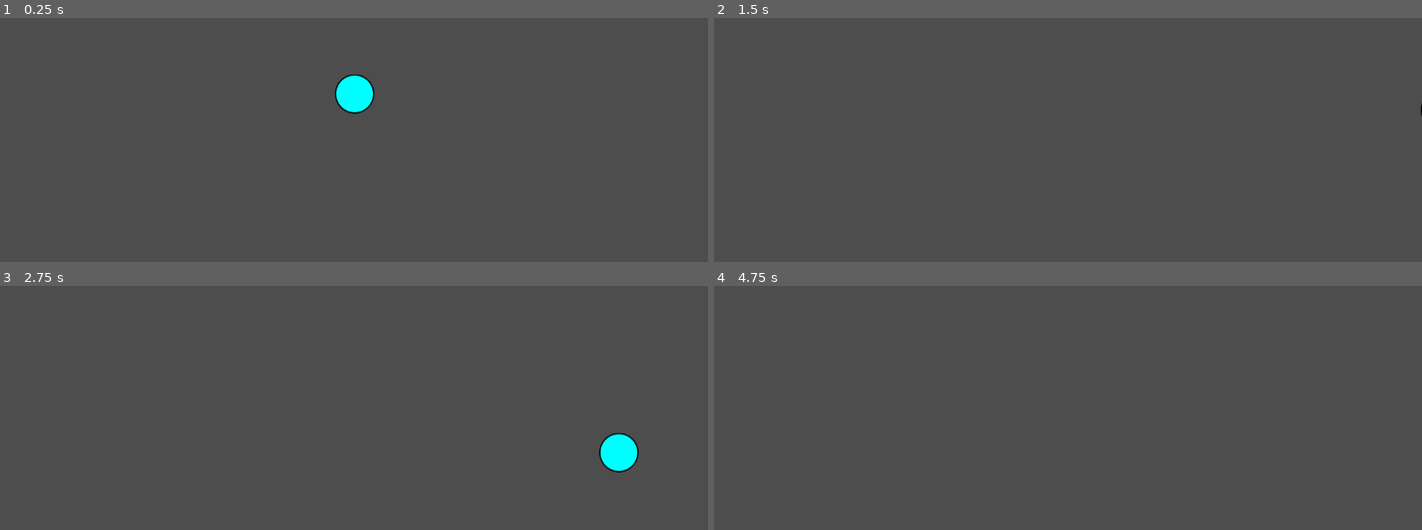
Above: before the commit, frames 1-4 (two rows, left to right).
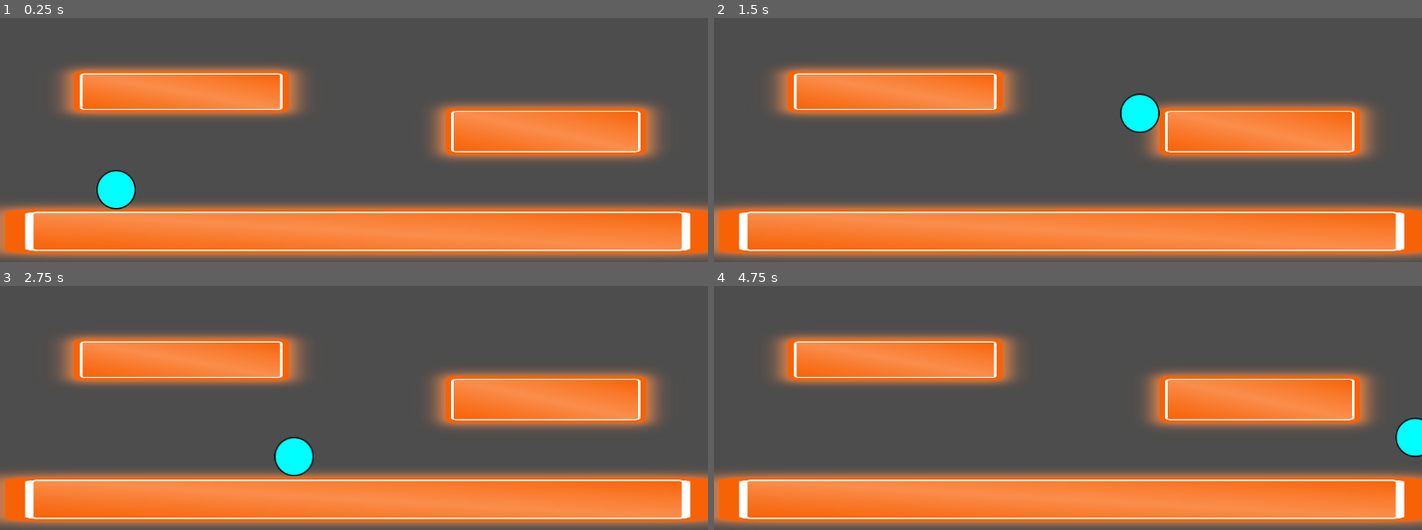
Above: after the commit, the same moments.

Repository: untitledfish/BowlingGame
Game: Godot game, scene res://Scenes/Maps/TestMap.tscn
Same seed, same stepped clock (60 frames per second), same inputs: the game is played once before the commit and once after it. Before the commit the project starts from res://Scenes/Characters/MainCharacter.tscn.
Inputs:
- Up to frame 1 (0.25 s): no input
- Up to frame 2 (1.5 s): hold Shift (Run) 0.53-1.28 s; hold Right (ui_right) from 0.53 s (still down); tap Space at 0.77 s; tap Ctrl at 1.35 s
- Up to frame 3 (2.75 s): tap Space at 1.52 s; release Right (ui_right) at 2.03 s; hold Left (ui_left) from 2.03 s (still down); hold Shift (Run) from 2.03 s (still down)
- Up to frame 4 (4.75 s): release Left (ui_left) at 2.78 s; release Shift (Run) at 2.78 s; hold Right (ui_right) 2.78-4.28 s; tap Ctrl at 2.85, 4.35 s; tap Space at 3.02, 3.77, 4.52 s; hold Shift (Run) 3.53-4.28 s; hold Left (ui_left) from 4.28 s (still down)

The runs differ from the first frame. In frame 1, 40% of the frame differs, in the area x 0-100%, y 19-99%; in frame 2, 39%; in frame 3, 40%; in frame 4, 39%.

Commit message:
added test map and stuff

Diff:
--- /dev/null
+++ b/Scenes/Characters/Grunt1.tscn
@@ -0,0 +1,3 @@
+[gd_scene format=3 uid="uid://bf08d2iyvt7nk"]
+
+[node name="Grunt1" type="Node2D"]
--- a/Scenes/Characters/MainCharacter.tscn
+++ b/Scenes/Characters/MainCharacter.tscn
@@ -1,15 +1,10 @@
-[gd_scene load_steps=6 format=3 uid="uid://cdanb0gsgn06m"]
+[gd_scene load_steps=4 format=3 uid="uid://cdanb0gsgn06m"]
 
 [ext_resource type="Script" path="res://Scripts/Characters/MainCharacter.gd" id="1_qurkh"]
 [ext_resource type="Texture2D" uid="uid://bdyn6f6nb6c26" path="res://Sprites/Characters/MainCharacter/ball_placeholder.png" id="2_b3s68"]
 
 [sub_resource type="CircleShape2D" id="CircleShape2D_4d8f1"]
 radius = 31.0483
-
-[sub_resource type="PhysicsMaterial" id="PhysicsMaterial_qxbn7"]
-
-[sub_resource type="RectangleShape2D" id="RectangleShape2D_1qdqd"]
-size = Vector2(1246, 201)
 
 [node name="MainCharacter" type="Node2D"]
 
@@ -26,12 +21,4 @@
 [node name="DashCD" type="Timer" parent="CharacterBody2D"]
 one_shot = true
 
-[node name="StaticBody2D" type="StaticBody2D" parent="."]
-position = Vector2(567, 657)
-physics_material_override = SubResource("PhysicsMaterial_qxbn7")
-
-[node name="CollisionShape2D" type="CollisionShape2D" parent="StaticBody2D"]
-position = Vector2(-1, -1)
-shape = SubResource("RectangleShape2D_1qdqd")
-
 [connection signal="timeout" from="CharacterBody2D/DashCD" to="CharacterBody2D" method="_on_dash_cd_timeout"]
--- /dev/null
+++ b/Scenes/Maps/TestMap.tscn
@@ -0,0 +1,48 @@
+[gd_scene load_steps=5 format=3 uid="uid://cm8sqw2s0ep6j"]
+
+[ext_resource type="Texture2D" uid="uid://crmwxxewbf3ww" path="res://Sprites/Maps/neon-orange-rectangle-banner-neon-rectangle-png-2371563313.png" id="1_4qo1u"]
+[ext_resource type="PackedScene" uid="uid://cdanb0gsgn06m" path="res://Scenes/Characters/MainCharacter.tscn" id="2_03cl6"]
+
+[sub_resource type="RectangleShape2D" id="RectangleShape2D_r411r"]
+size = Vector2(1153, 30)
+
+[sub_resource type="RectangleShape2D" id="RectangleShape2D_n5y60"]
+size = Vector2(324, 43)
+
+[node name="TestMap" type="Node2D"]
+
+[node name="StaticBody2D" type="StaticBody2D" parent="."]
+
+[node name="CollisionShape2D" type="CollisionShape2D" parent="StaticBody2D"]
+position = Vector2(577.5, 576)
+shape = SubResource("RectangleShape2D_r411r")
+
+[node name="Sprite2D" type="Sprite2D" parent="StaticBody2D"]
+position = Vector2(582, 598)
+scale = Vector2(0.925, 0.116582)
+texture = ExtResource("1_4qo1u")
+
+[node name="StaticBody2D2" type="StaticBody2D" parent="."]
+
+[node name="CollisionShape2D" type="CollisionShape2D" parent="StaticBody2D2"]
+position = Vector2(886, 415)
+shape = SubResource("RectangleShape2D_n5y60")
+
+[node name="Sprite2D" type="Sprite2D" parent="StaticBody2D2"]
+position = Vector2(888, 435)
+scale = Vector2(0.263346, 0.122382)
+texture = ExtResource("1_4qo1u")
+
+[node name="StaticBody2D3" type="StaticBody2D" parent="."]
+
+[node name="CollisionShape2D" type="CollisionShape2D" parent="StaticBody2D3"]
+position = Vector2(291, 356)
+shape = SubResource("RectangleShape2D_n5y60")
+
+[node name="Sprite2D" type="Sprite2D" parent="StaticBody2D3"]
+position = Vector2(295, 370)
+scale = Vector2(0.281641, 0.108751)
+texture = ExtResource("1_4qo1u")
+
+[node name="MainCharacter" parent="." instance=ExtResource("2_03cl6")]
+position = Vector2(-388, 181)
--- a/Scenes/Maps/placeholderscene.tscn
+++ /dev/null
@@ -1,3 +0,0 @@
-[gd_scene format=3 uid="uid://g6jrgs2frj73"]
-
-[node name="Placeholderscene" type="Node2D"]
--- /dev/null
+++ b/Scenes/UI/placeholderui.tscn
@@ -0,0 +1,3 @@
+[gd_scene format=3 uid="uid://n7ibnqp8bjnp"]
+
+[node name="Placeholderui" type="Node2D"]
--- a/Sprites/Scene/placeholder.tres
+++ /dev/null
@@ -1,3 +0,0 @@
-[gd_resource type="Image" format=3 uid="uid://bsd0qnt10bk54"]
-
-[resource]
--- /dev/null
+++ b/Sprites/UI/placeholder.tres
@@ -0,0 +1,3 @@
+[gd_resource type="Image" format=3 uid="uid://j80f0pv4kl34"]
+
+[resource]
--- a/project.godot
+++ b/project.godot
@@ -11,7 +11,7 @@
 [application]
 
 config/name="Bowling"
-run/main_scene="res://Scenes/Characters/MainCharacter.tscn"
+run/main_scene="res://Scenes/Maps/TestMap.tscn"
 config/features=PackedStringArray("4.3", "GL Compatibility")
 config/icon="res://icon.svg"
 
Binary file added: Sprites/Maps/neon-orange-rectangle-banner-neon-rectangle-png-2371563313.png
Not shown, added: Sprites/Maps/neon-orange-rectangle-banner-neon-rectangle-png-2371563313.png.import
